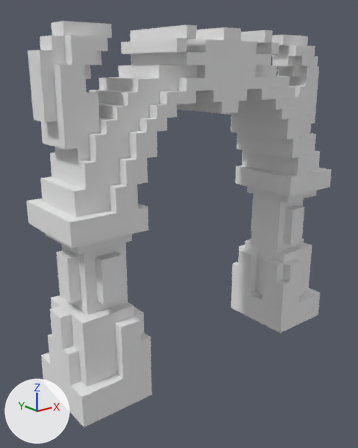
The OBJ model Demon Lord Roguelike/Assets/LoadResources/Fbx/Building/Base/BuildingPortal_1-0.obj as it was, and as the next commit left it.
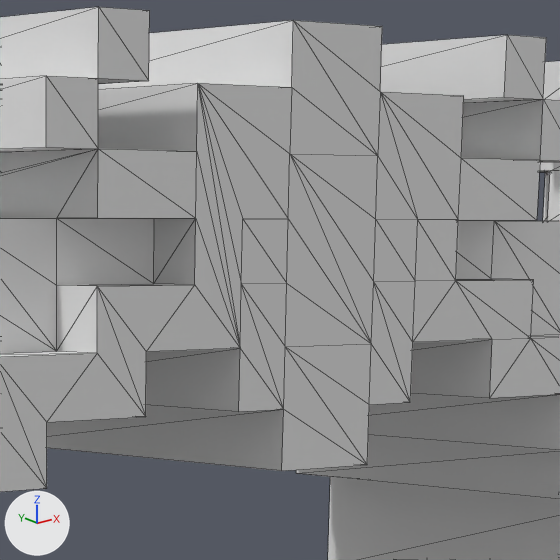
Each version is shown whole from a camera (50 mm lens) standing at (-3.15, -3.61, 2.87) and looking at (-0.2, 0.08, 1.4), then close up on the part from 47% to 77% of the width and 5% to 29% of the height. The axes (+X, +Y, +Z) are drawn at lower left. The lights are the same throughout. The close-ups show mesh edges as thin lines. Where no turn or scale is listed for an object, it has been applied to the vertices. Vertices at the same position are counted once.

In view in the first close-up: 'Untitled'.
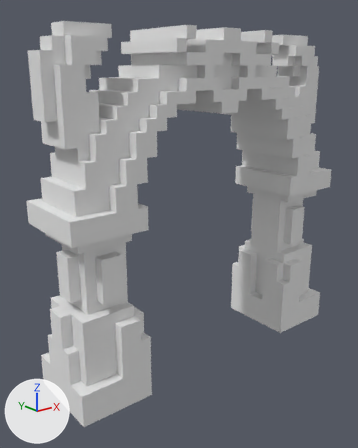
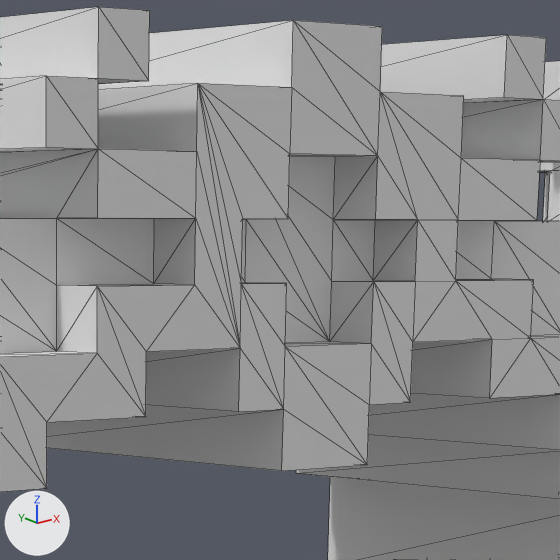
Boxes (x1, y1, x2, y2) around the edits, measured in the close-ups (560 x 560 px):
part 1 of me_untitled, built on: (241, 154, 418, 347) in both

The edits, one by one:
me_untitled is used by ob_untitled; location (0.0, 0.0, 0.0).
me_untitled had 688 vertices, 1372 faces and spanned x -1.6..1.6, y -0.4..0.4, z 0.0..3.2.
me_untitled now has 712 vertices, 1420 faces and spans x -1.6..1.6, y -0.4..0.4, z 0.0..3.2.
Part 1, on me_untitled:
10 faces are deleted.
12 new vertices lie (0.0, 0.1, 0.0) away from vertices in x -0.2..0.2, y -0.4, z 2.7..3.0.
34 new faces join them.
